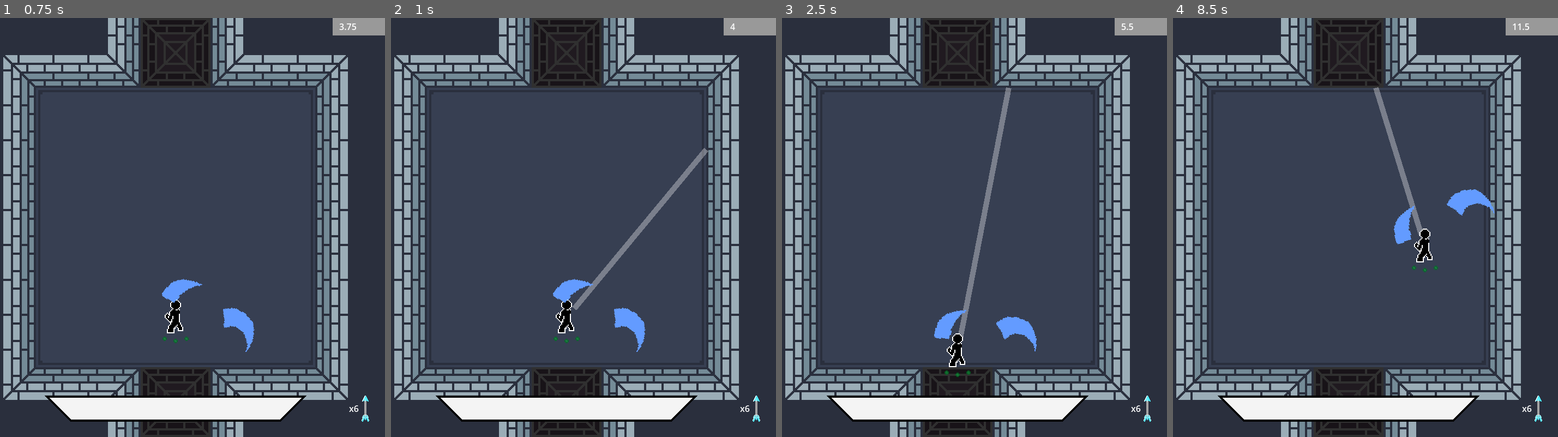
Above: before the commit, frames 1-4 (left to right).
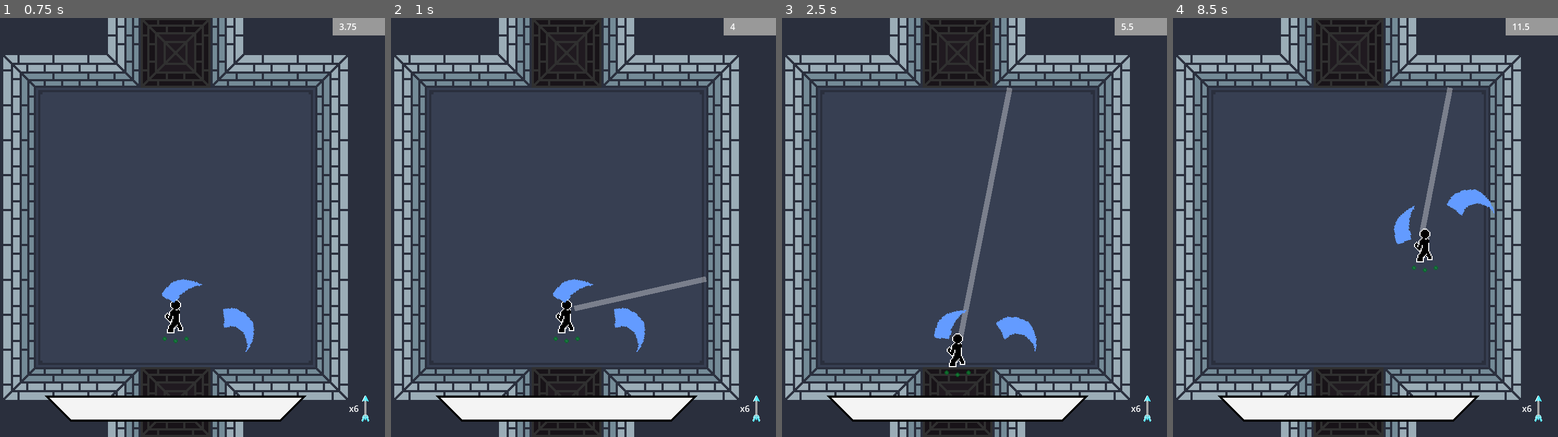
Above: after the commit, the same moments.

Repository: Svedek/The_Seeker
Game: Godot game, scene res://World/arena.tscn
The game is run twice, just before and just after one commit, with the same random seed, the same clock (stepped at 60 frames per second) and the same inputs. The engine's default icon, where the game draws it, is replaced by a stand-in: a white triangle on a blue panel in a dark square.
Inputs (mouse positions are in pixels of both pictures, inside the frame that each line leads up to):
- Up to frame 1 (0.75 s): move the mouse to (269, 206) at 0.52 s; hold Right (ui_right) from 0.53 s (still down); hold Right mouse button (aim) from 0.53 s (still down)
- Up to frame 2 (1 s): keep holding Right (ui_right); keep holding Right mouse button (aim); click (660, 206) at 0.8 s
- Up to frame 3 (2.5 s): move the mouse to (874, 248) at 1.27 s; release Right (ui_right) at 1.28 s; release Right mouse button (aim) at 1.28 s; hold Down (ui_down) 1.28-2.03 s; click (874, 248) at 1.35 s; right-click (874, 248) at 1.55 s; move the mouse to (997, 135) at 2.02 s; hold Right (ui_right) from 2.03 s (still down); hold Right mouse button (aim) from 2.03 s (still down); click (997, 135) at 2.3 s
- Up to frame 4 (8.5 s): move the mouse to (1327, 311) at 2.77 s; release Right (ui_right) at 2.78 s; release Right mouse button (aim) at 2.78 s; hold Up (ui_up) 2.78-3.53 s; click (1327, 311) at 2.85 s; right-click (1327, 311) at 3.05 s; move the mouse to (1473, 290) at 3.52 s; hold Shift (dash) 3.53-4.28 s; hold Left (ui_left) 3.53-5.03 s; click (1473, 290) at 3.8 s; move the mouse to (1223, 164) at 4.27 s; right-click (1223, 164) at 4.35 s; click (1223, 164) at 4.42 s; move the mouse to (1369, 227) at 5.02 s; press the mouse at (1369, 227) at 5.03 s; hold Down (ui_down) 5.03-5.78 s; move the mouse to (1284, 122) at 5.77 s; release the mouse at (1284, 122) at 5.78 s; hold Right (ui_right) 5.78-6.53 s; right-click (1284, 122) at 5.85 s; click (1284, 122) at 5.92 s; move the mouse to (1442, 206) at 6.52 s; press the mouse at (1442, 206) at 6.53 s; hold Up (ui_up) 6.53-7.28 s; move the mouse to (1265, 248) at 7.27 s; release the mouse at (1265, 248) at 7.28 s; hold Right (ui_right) 7.28-8.03 s; tap Shift (dash) at 7.35 s; click (1265, 248) at 7.42 s; right-click (1265, 248) at 7.55 s; move the mouse to (1388, 135) at 8.02 s; hold Down (ui_down) from 8.03 s (still down); hold Right mouse button (aim) from 8.03 s (still down); click (1388, 135) at 8.3 s

Frame 1 is identical in both runs. In frame 2, 1.1% of the frame differs, in the area x 47-83%, y 30-70%; in frame 3, 0.2%; in frame 4, 1.0%.

Commit message:
keyboard aiming

Diff:
--- a/The_Seeker/States/PlayerStates/AimState.gd
+++ b/The_Seeker/States/PlayerStates/AimState.gd
@@ -61,16 +61,20 @@
 	if event.is_action_pressed("attack"):
 		_mouse_mode = event is InputEventMouseButton # maybe temp
 		var new_dir: Vector2
+		var target_position: Vector2
 		if event is InputEventMouseButton:
 			new_dir = character.get_global_mouse_position() - character.position
+			target_position = character.get_global_mouse_position() - _raycast.position
 		else:
 			new_dir = get_axis()
+			target_position = dir
+			if new_dir != Vector2.ZERO:
+				target_position = new_dir
 		if new_dir != Vector2.ZERO:
 			dir = new_dir.normalized()
 
 		_raycast.position = character._firepoint.global_position
-		_raycast.target_position = character.get_global_mouse_position() - _raycast.position
-		_raycast.target_position = _raycast.target_position.normalized() * _raycast_length
+		_raycast.target_position = target_position.normalized() * _raycast_length
 		_raycast.force_raycast_update()
 
 		_shapecast.position = _raycast.position
